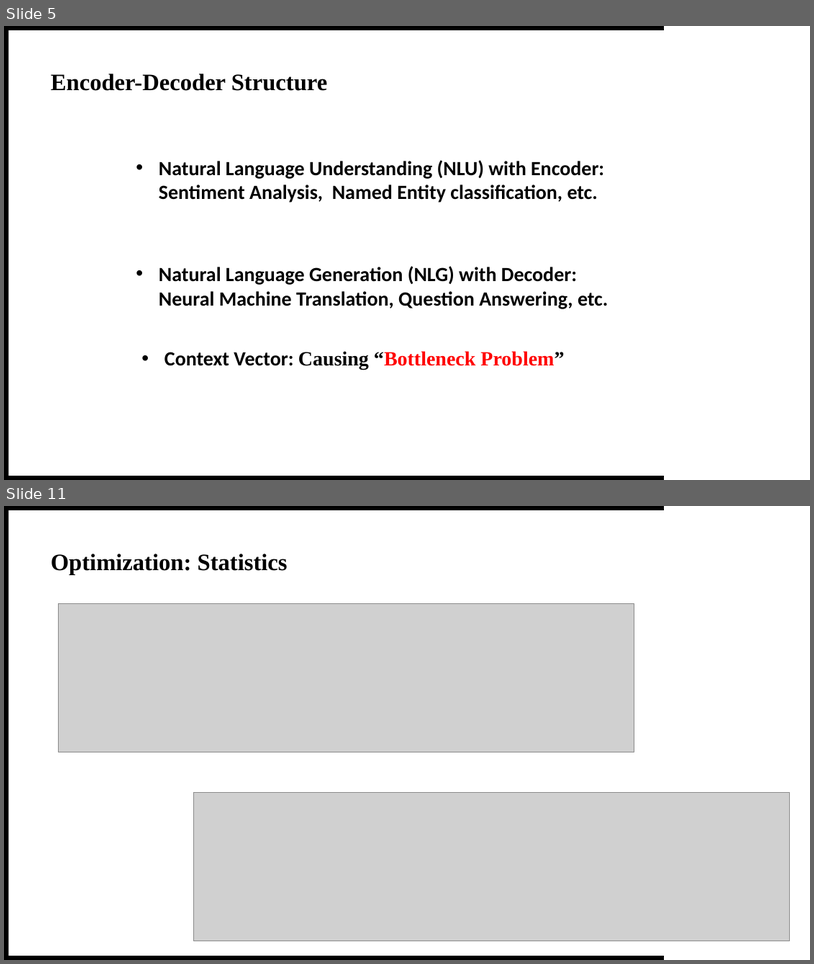
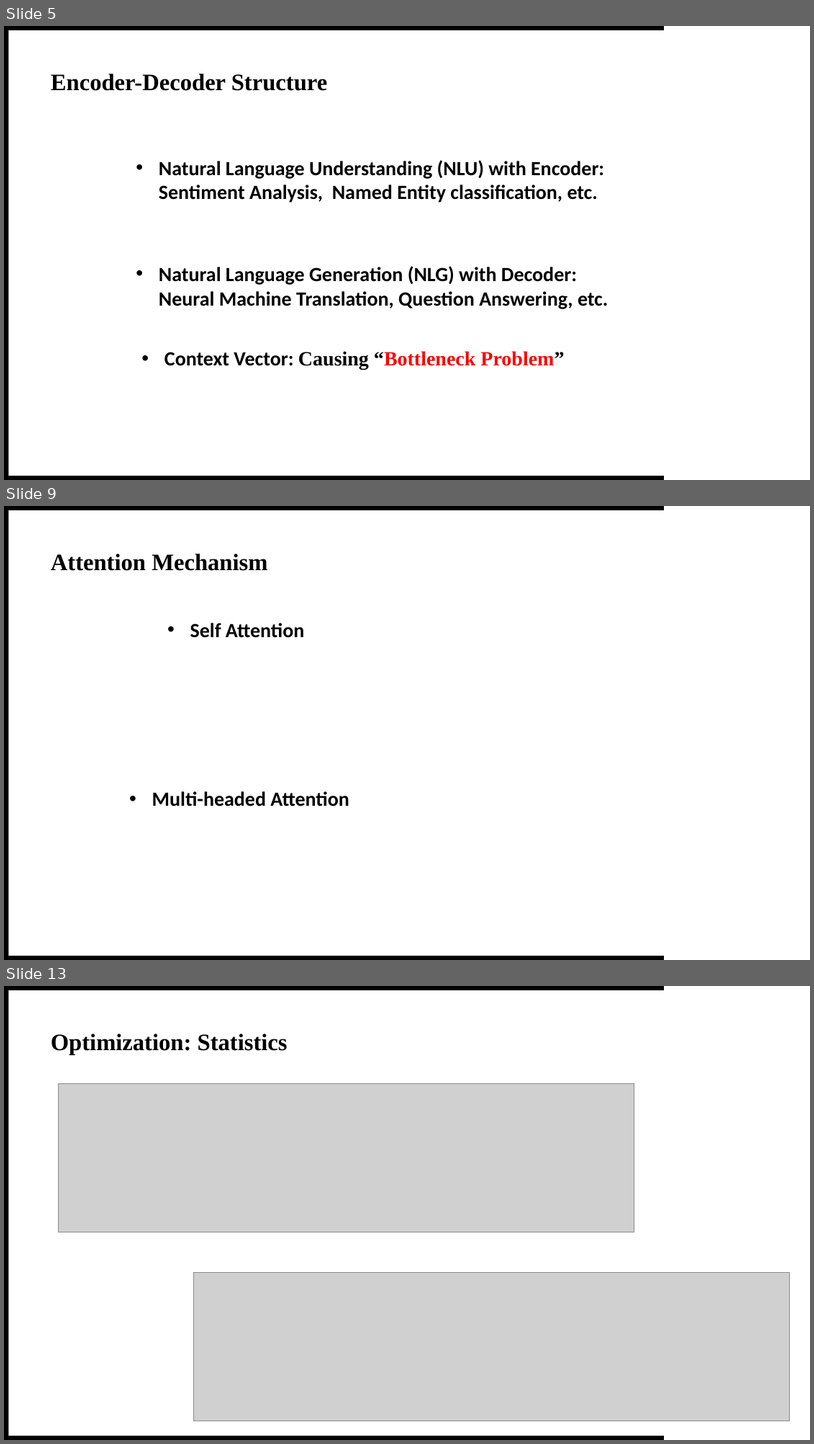
Before and after one commit to theQuert/inlpfun, a slide deck: Lab/REP.pptx. Shown one above the other, each under a label of ours: slides 5 and 11 before the commit, slides 5, 9 and 13 after it; the slides between them are not shown. The pictures are 814x964 and 814x1444 pixels, drawn with LibreOffice and Linux fonts; fonts in the diff are those of the drawing; grey boxes stand for pictures; background and template pictures are left out. Boxes give left, top, right and bottom in pixels: in the first picture for what was removed or moved away, otherwise in the second. Text is boxed around its words. In the diff, an @@ line names an element or a change of style, - is before the commit and + after.

```diff
--- a/Lab/REP.pptx
+++ b/Lab/REP.pptx
@@ slide 9 added at (4,506,810,960), background #FFFFFF; not listed: 3 template elements that a slide beside it also shows @@
@@ text added at (51,554,268,571), 28 pt, text #000000, bold @@
+Attention Mechanism
@@ text added at (190,623,304,638), 24 pt, text #000000, bold @@
+• Self Attention
@@ text added at (152,791,349,806), 24 pt, text #000000, bold @@
+• Multi-headed Attention
@@ what was slide 11 is now slide 13 @@
```
Also in this commit, not shown: 9 slides changed, 1 other slide added, 6 other files.
